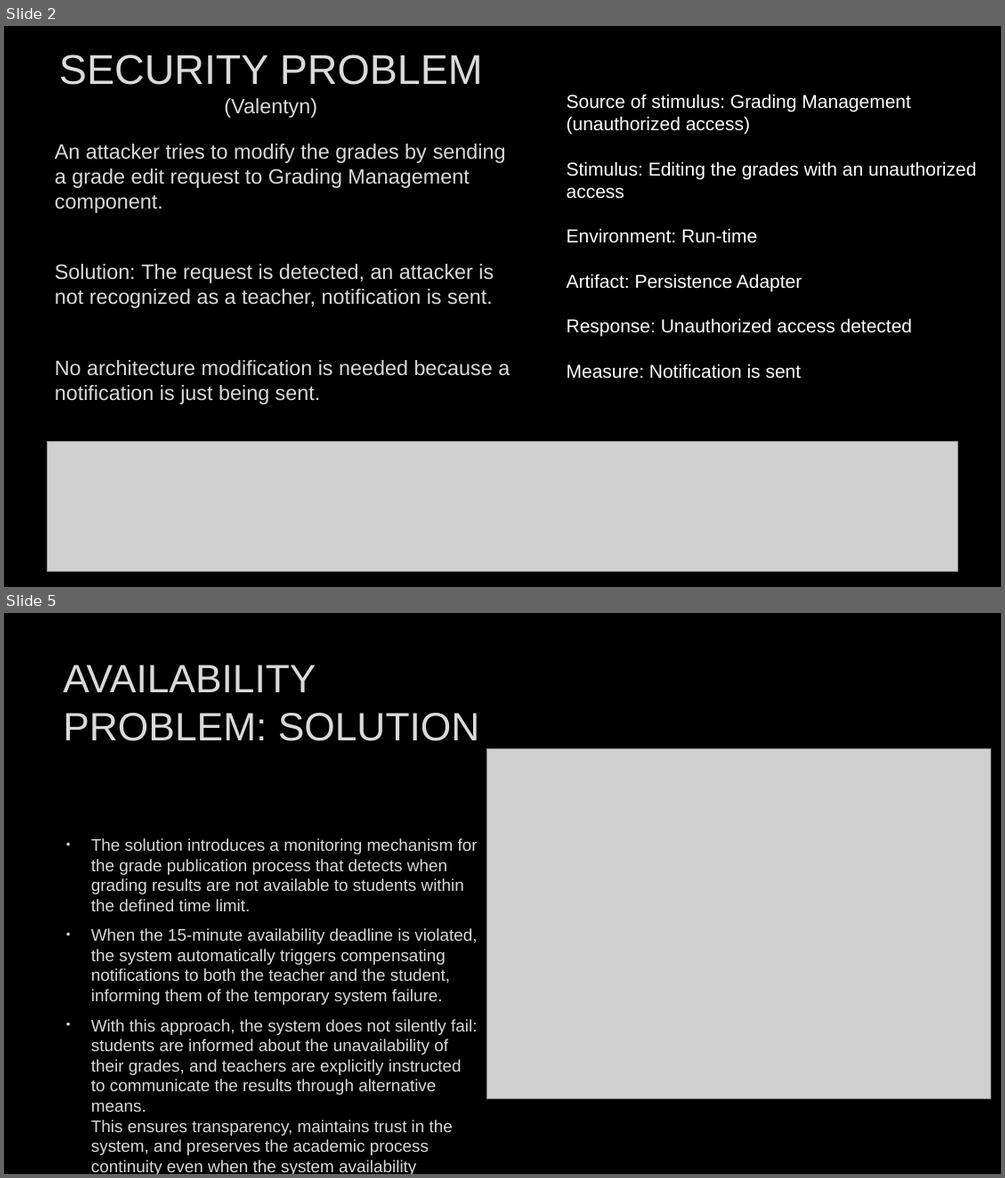
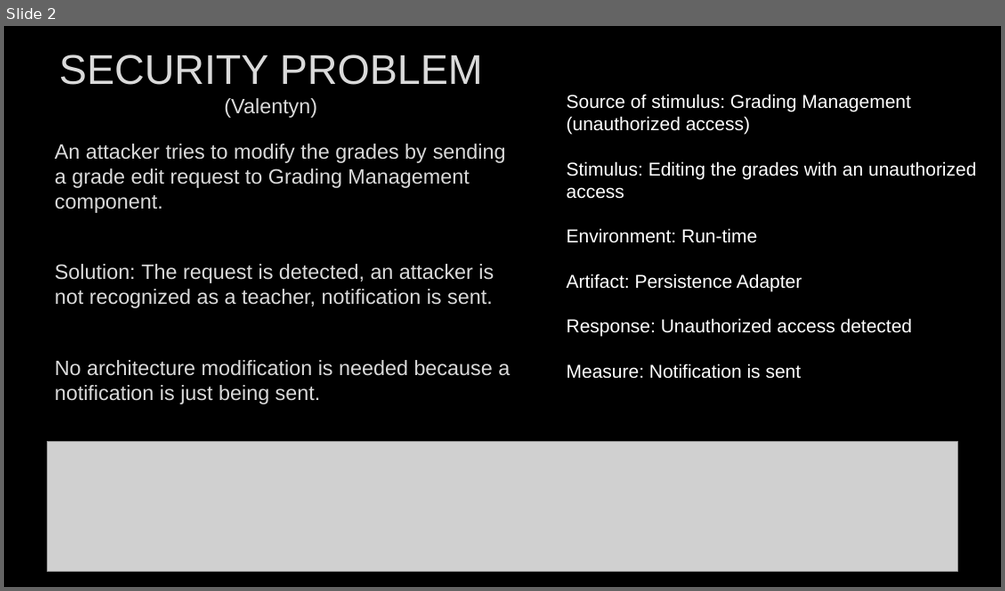
Before and after one commit to mayembe-martin/software_architecture_schedules, a slide deck: M2/Presentation_Qualities.pptx. Shown one above the other, each under a label of ours: slides 2 and 5 before the commit, slide 2 after it; the slides between them are not shown. The pictures are 1005x1178 and 1005x591 pixels, drawn with LibreOffice and Linux fonts; fonts in the diff are those of the drawing; grey boxes stand for pictures; background and template pictures are left out. Boxes give left, top, right and bottom in pixels: in the first picture for what was removed or moved away, otherwise in the second. Text is boxed around its words. In the diff, an @@ line names an element or a change of style, - is before the commit and + after.

```diff
--- a/M2/Presentation_Qualities.pptx
+++ b/M2/Presentation_Qualities.pptx
@@ slide 5 removed at bbox=[4, 613, 1001, 1174], background #000000 @@
@@ title removed at bbox=[63, 665, 480, 741] @@
-AVAILABILITY PROBLEM: SOLUTION
@@ picture removed at bbox=[487, 749, 991, 1098] @@
@@ text removed at bbox=[91, 838, 477, 1174] @@
-• The solution introduces a monitoring mechanism for the grade publication process that detects when grading results are not available to students within the defined time limit.
-• When the 15-minute availability deadline is violated, the system automatically triggers compensating notifications to both the teacher and the student, informing them of the temporary system failure.
-• With this approach, the system does not silently fail: students are informed about the unavailability of their grades, and teachers are explicitly instructed to communicate the results through alternative means.
-  This ensures transparency, maintains trust in the system, and preserves the academic process continuity even when the system availability requirement is not met.
```
Also in this commit, not shown: 4 slides added, 2 other slides removed, 2 other files.
